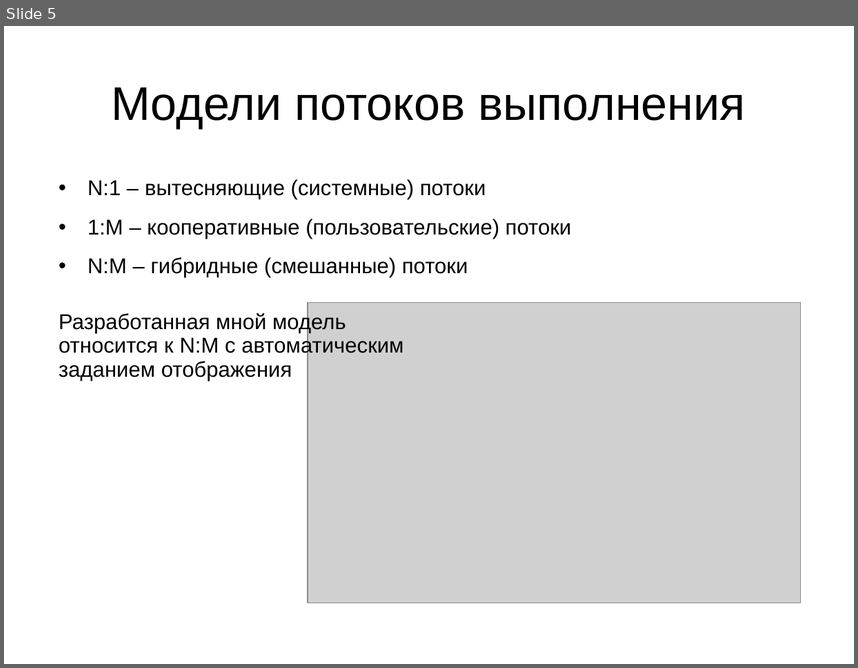
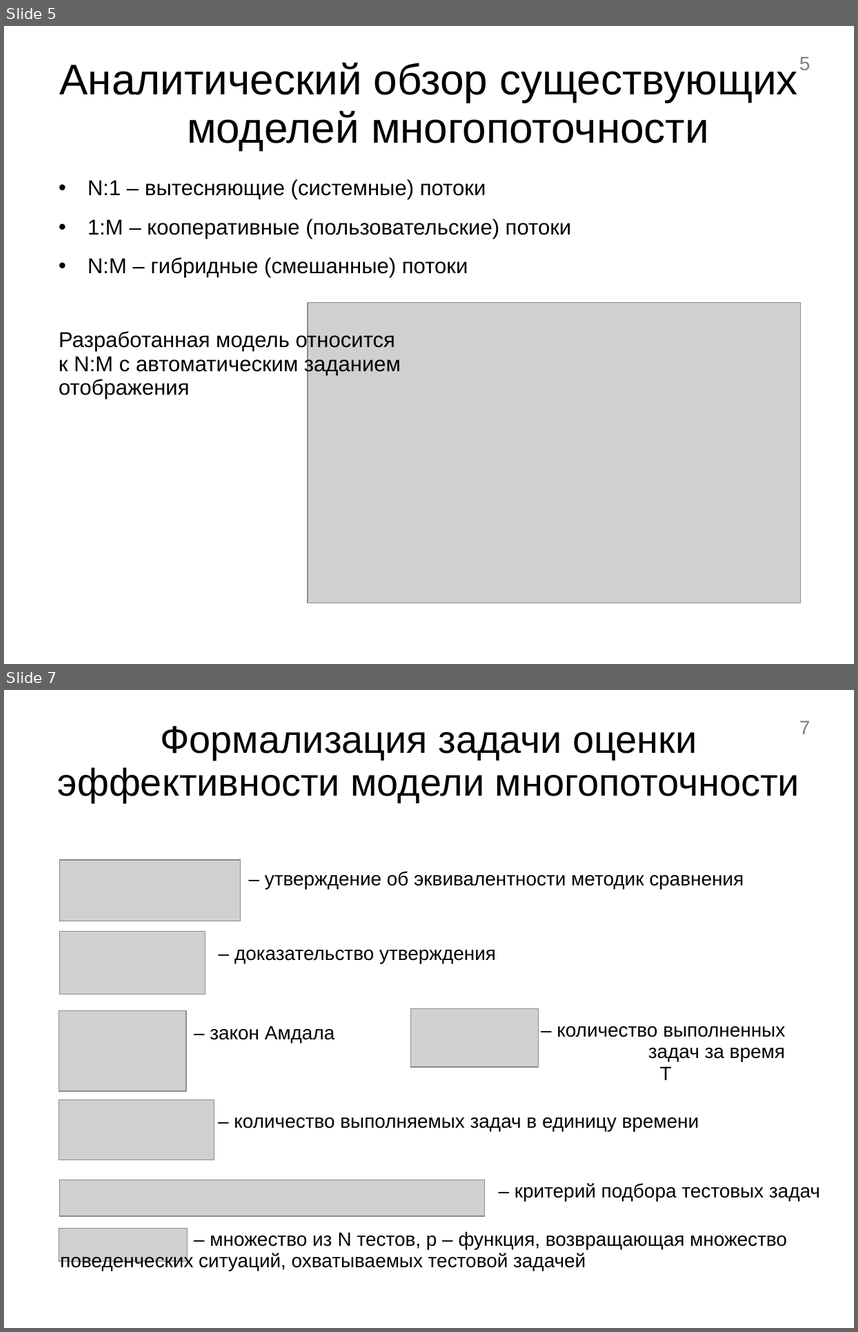
Before and after one commit to dizel3d/disser, a slide deck: Презентация.ppt. Shown one above the other, each under a label of ours: slide 5 before the commit, slides 5 and 7 after it; the slides between them are not shown. The pictures are 858x668 and 858x1332 pixels, drawn with LibreOffice and Linux fonts; fonts in the diff are those of the drawing; grey boxes stand for pictures. Boxes give left, top, right and bottom in pixels: in the first picture for what was removed or moved away, otherwise in the second. Text is boxed around its words. In the diff, an @@ line names an element or a change of style, - is before the commit and + after.

```diff
--- a/Презентация.ppt
+++ b/Презентация.ppt
@@ slide 7 added at [4, 690, 854, 1328], background #FFFFFF @@
@@ title added at [58, 726, 800, 802], 36 pt, text #000000 @@
+Формализация задачи оценки эффективности модели многопоточности
@@ page number added at [800, 721, 811, 734], 18 pt, text #7F7F7F @@
+7
@@ picture added at [59, 860, 241, 920] @@
@@ text added at [265, 871, 744, 889], 18 pt, text #000000 @@
+– утверждение об эквивалентности методик сравнения
@@ picture added at [59, 931, 205, 994] @@
@@ text added at [234, 949, 496, 963], 18 pt, text #000000 @@
+– доказательство утверждения
@@ picture added at [59, 1011, 186, 1091] @@
@@ picture added at [411, 1009, 539, 1067] @@
@@ text added at [210, 1025, 335, 1043], 18 pt, text #000000 @@
+– закон Амдала
@@ text added at [557, 1026, 785, 1080], 18 pt, text #000000 @@
+– количество выполненных задач за время T
@@ picture added at [59, 1100, 214, 1159] @@
@@ text added at [234, 1117, 700, 1131], 18 pt, text #000000 @@
+– количество выполняемых задач в единицу времени
@@ picture added at [59, 1180, 484, 1216] @@
@@ text added at [515, 1183, 820, 1201], 18 pt, text #000000 @@
+– критерий подбора тестовых задач
@@ picture added at [59, 1228, 188, 1261] @@
@@ text added at [60, 1231, 787, 1271], 18 pt, text #000000 @@
+– множество из N тестов, p – функция, возвращающая множество поведенческих ситуаций, охватываемых тестовой задачей
@@ slide 5 changed as well @@
@@ title at [60, 63, 798, 150]: text changed; size 44 to 40 pt @@
-Модели потоков выполнения
+Аналитический обзор существующих моделей многопоточности
@@ page number added at [800, 57, 811, 70], 18 pt, text #7F7F7F @@
+5
@@ text at [59, 330, 401, 399]: text changed @@
-Разработанная мной модель относится к N:M с автоматическим заданием отображения
+Разработанная модель относится к N:M с автоматическим заданием отображения
```
Also in this commit, not shown: 3 other slides changed, 12 other slides added, 16 slides removed, 1 other file.
